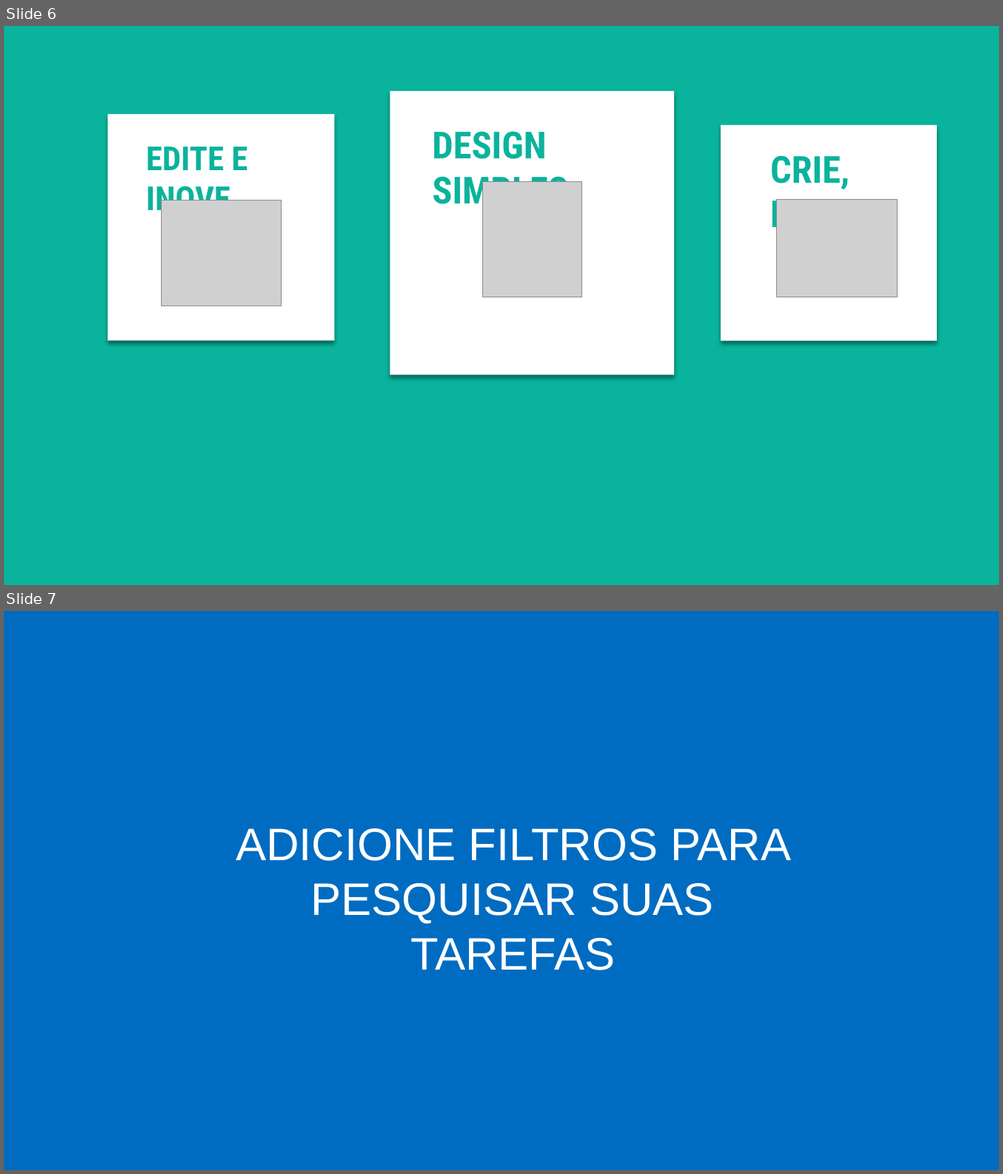
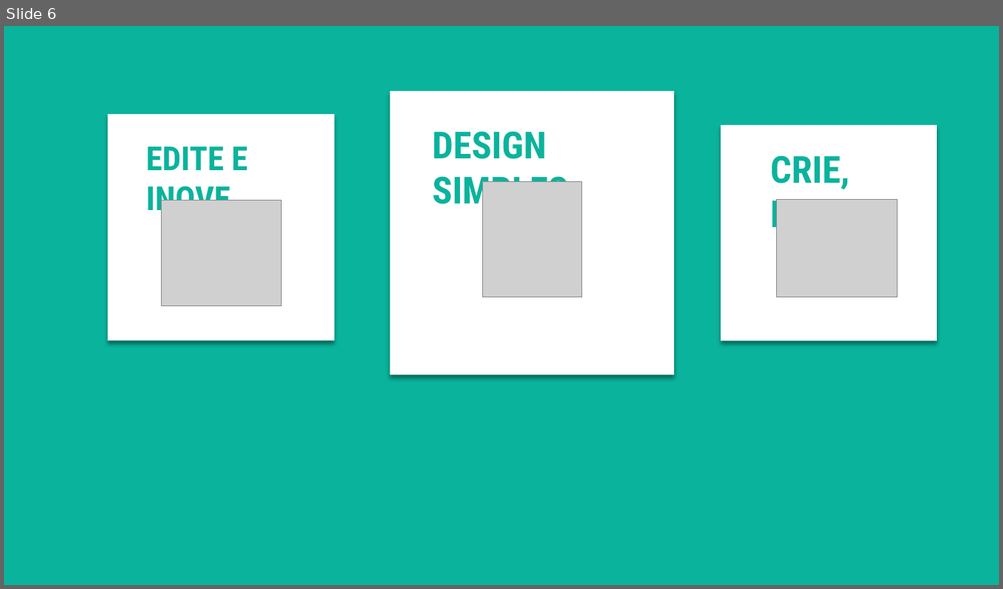
Before and after one commit to MateusPVicente/Projeto-PP, a slide deck: Stud+/modelos/ANIMACAO.pptx. Shown one above the other, each under a label of ours: slides 6 and 7 before the commit, slide 6 after it. The pictures are 1003x1174 and 1003x589 pixels, drawn with LibreOffice and Linux fonts; fonts in the diff are those of the drawing; grey boxes stand for pictures. Boxes give left, top, right and bottom in pixels: in the first picture for what was removed or moved away, otherwise in the second. Text is boxed around its words. In the diff, an @@ line names an element or a change of style, - is before the commit and + after.

```diff
--- a/Stud+/modelos/ANIMACAO.pptx
+++ b/Stud+/modelos/ANIMACAO.pptx
@@ slide 7 removed at [4,611,999,1170], background #FFFFFF @@
@@ rectangle removed at [4,611,999,1170] @@
@@ text removed at [236,829,791,971] @@
-ADICIONE FILTROS PARA PESQUISAR SUAS TAREFAS
```
Also in this commit, not shown: 1 other slide removed.
